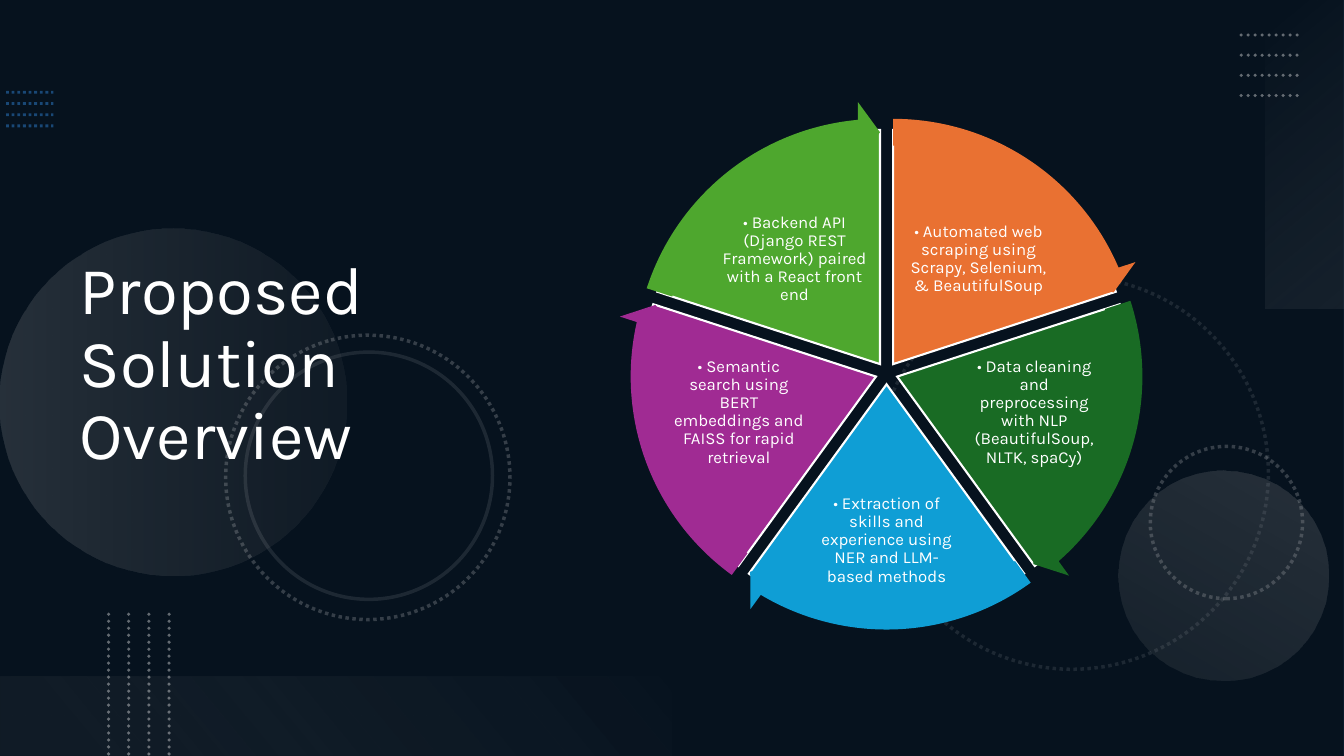
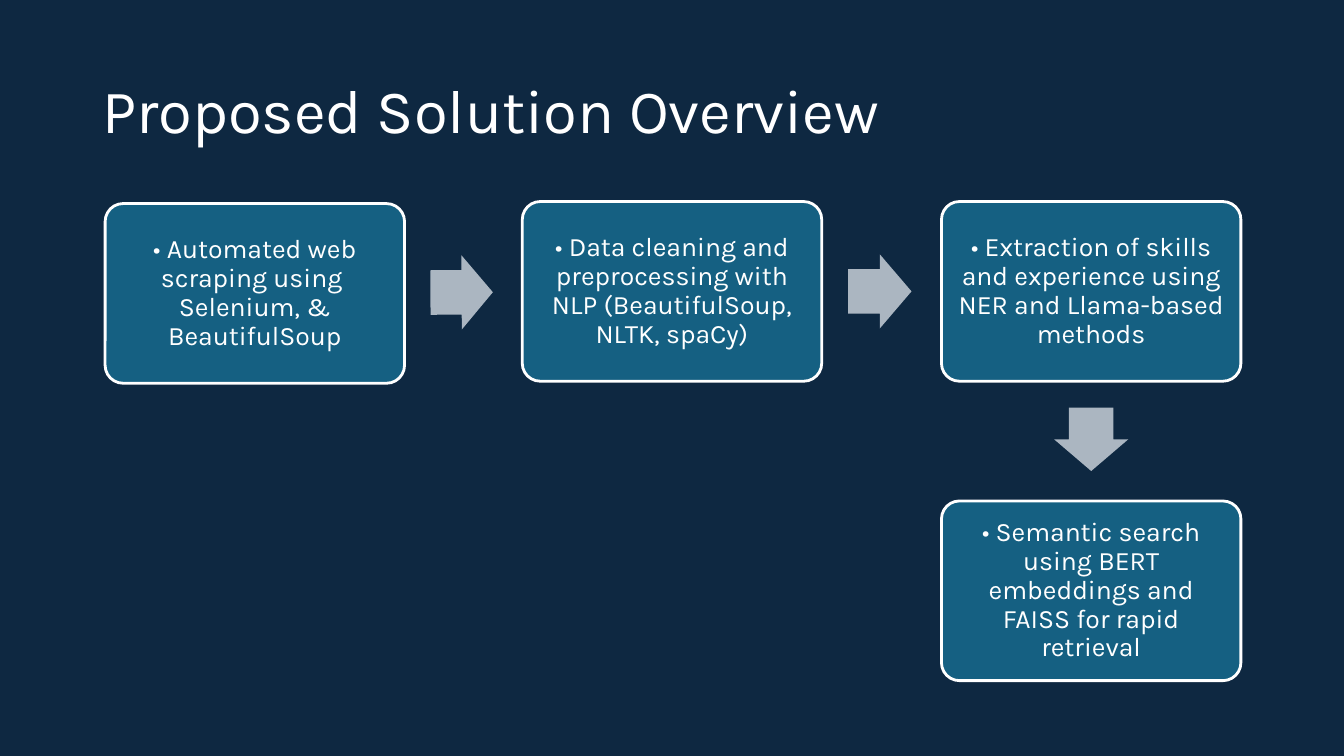
Before and after one commit to ShouravRakshit/JobHunter, a slide deck: slide 4 of JobHunter/JobHunter_Presentation.pptx. Drawn at 1344x756 pixels with LibreOffice and Linux fonts; fonts in the diff are those of the drawing; background and template pictures are left out. Boxes give left, top, right and bottom in pixels: in the first picture for what was removed or moved away, otherwise in the second. Text is boxed around its words. In the diff, an @@ line names an element or a change of style, - is before the commit and + after.

```diff
--- a/JobHunter/JobHunter_Presentation.pptx
+++ b/JobHunter/JobHunter_Presentation.pptx
@@ rectangle removed at box(0, 0, 1344, 756) @@
@@ rectangle removed at box(1266, 0, 1344, 309) @@
@@ title "Proposed Solution Overview": place and size @@
-title "Proposed Solution Overview" at box(80, 268, 364, 460)
+title "Proposed Solution Overview" at box(102, 90, 879, 148)
@@ title "Proposed Solution Overview" at box(102, 90, 879, 148): size 48 to 44 pt @@
@@ group removed at box(6, 93, 53, 126): 4 lines @@
@@ group removed at box(613, 101, 1160, 647): 5 pie slice (boxed as its full ellipse)s, 5 circular arrows, 1 text @@
-• Backend API (Django REST Framework) paired with a React front end
@@ group removed at box(1241, 35, 1302, 96): 4 lines @@
@@ text "• Data cleaning and preprocessing ...": place and size @@
-text "• Data cleaning and preprocessing ..." at box(975, 360, 1094, 467)
+text "• Data cleaning and preprocessing ..." at box(552, 237, 792, 350)
@@ text "• Data cleaning and preprocessing ..." at box(552, 237, 792, 350): size 12 to 19 pt; more space between paragraphs @@
@@ text at box(959, 237, 1224, 344): text changed; size 12 to 19 pt @@
-• Extraction of skills and experience using NER and LLM-based methods
+• Extraction of skills and experience using NER and Llama-based methods
@@ text at box(161, 240, 357, 352): text changed; size 12 to 19 pt @@
-• Automated web scraping using Scrapy, Selenium, & BeautifulSoup
+• Automated web scraping using Selenium, & BeautifulSoup
@@ group removed at box(0, 229, 1344, 719): 6 ellipses @@
@@ group added at box(105, 202, 1241, 681): 4 rounded rectangles, 3 right arrows @@
@@ text "• Semantic search using BERT ..." at box(989, 522, 1200, 657): size 12 to 19 pt; more space between paragraphs @@
@@ text "• Semantic search using BERT ...": place and size @@
-text "• Semantic search using BERT ..." at box(674, 360, 803, 463)
+text "• Semantic search using BERT ..." at box(989, 522, 1200, 657)
@@ group removed at box(109, 614, 169, 756): 4 lines @@
@@ rectangle removed at box(0, 678, 673, 756) @@
```
Also in this commit, not shown: 8 other slides changed, 2 slides added, 1 slide removed.
